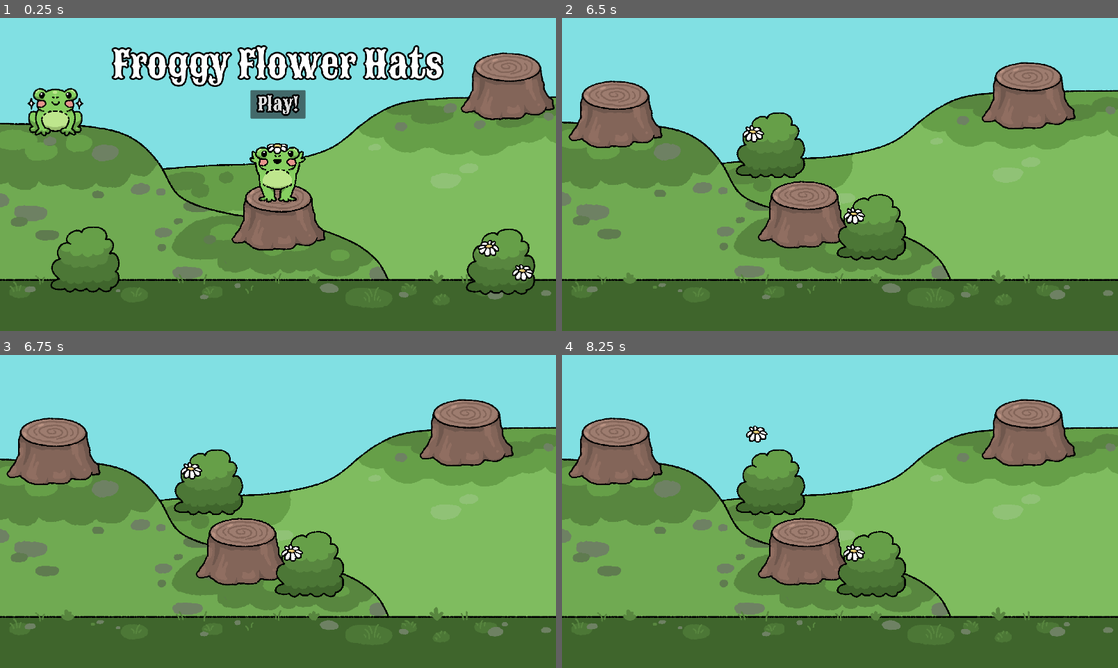
Above: before the commit, frames 1-4 (two rows, left to right).
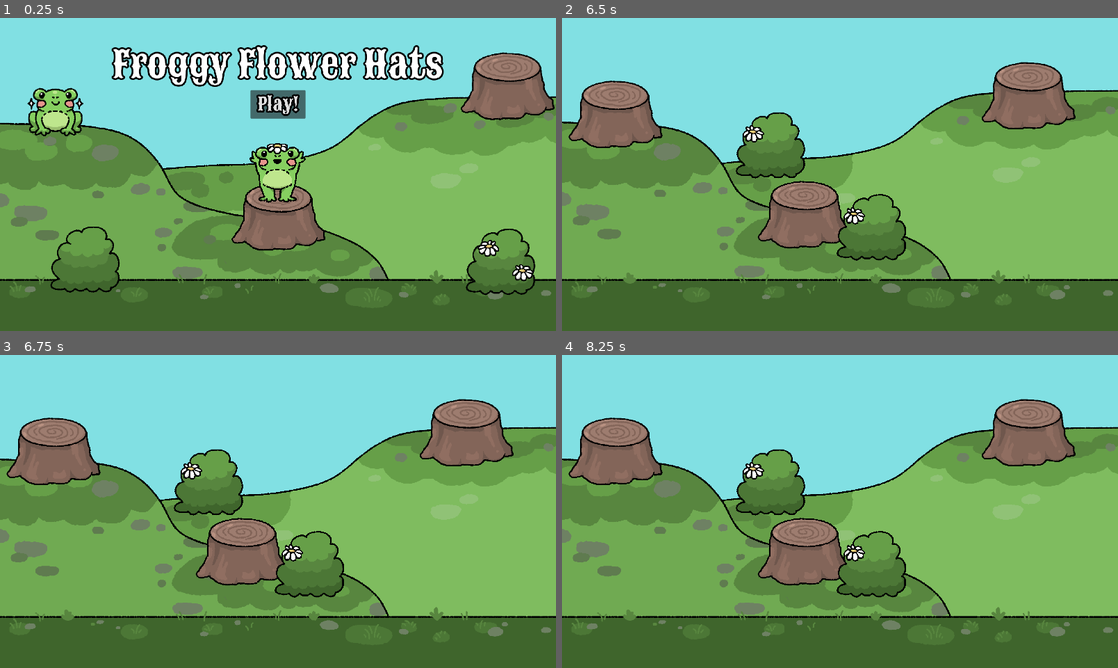
Above: after the commit, the same moments.

Repository: jadicodes/froggy-flower-hats
Game: Godot game, scene res://menu/menu.tscn
Two runs of this game, one before a commit and one after it. Both use one fixed random seed, a clock stepped at 60 frames per second and the inputs below.
Inputs (mouse positions are in pixels of both pictures, inside the frame that each line leads up to):
- Up to frame 1 (0.25 s): no input
- Up to frame 2 (6.5 s): click "Play!" at 0.5 s; click "Play!" at 1.25 s; click "OK" at 2 s; tap Enter at 2.75, 4.25, 5.75 s; move the mouse to (962, 158) at 2.77 s; press the mouse at (962, 158) at 2.78 s; tap Space at 3.5, 5 s; move the mouse to (728, 190) at 3.52 s; release the mouse at (728, 190) at 3.53 s; click (728, 190) at 3.6 s; move the mouse to (895, 105) at 4.27 s; press the mouse at (895, 105) at 4.28 s; move the mouse to (812, 237) at 5.02 s; release the mouse at (812, 237) at 5.03 s; click (812, 237) at 5.1 s; move the mouse to (1006, 221) at 5.77 s; press the mouse at (1006, 221) at 5.78 s
- Up to frame 3 (6.75 s): move the mouse to (294, 552) at 6.52 s; release the mouse at (294, 552) at 6.53 s; click (294, 552) at 6.6 s
- Up to frame 4 (8.25 s): tap Space at 7.25 s; move the mouse to (751, 470) at 7.27 s; press the mouse at (751, 470) at 7.28 s; move the mouse to (756, 433) at 8.02 s; release the mouse at (756, 433) at 8.03 s; click (756, 433) at 8.1 s

Frames 1-2 are identical in both runs. In frame 3, less than 0.1% of the frame differs, in the area x 50-55%, y 60-66%; in frame 4, 0.3%, in the area x 32-55%, y 22-66%.

Commit message:
Return flowers to original position if not put on frog's head

Diff:
--- a/flower/bush.gd
+++ b/flower/bush.gd
@@ -20,6 +20,7 @@
 	_flower_bud = preload("res://flower/flower_bud/flower_bud.tscn").instantiate()
 	call_deferred("add_child", _flower_bud)
 	_flower_bud.global_position = _find_position()
+	_flower_bud._set_original_position(_flower_bud.global_position)
 	_current_flowers += 1
 	_set_timer()
 
--- a/flower/flower_bud/flower_bud.gd
+++ b/flower/flower_bud/flower_bud.gd
@@ -6,11 +6,13 @@
 	GRABBED,
 }
 
+var _original_position
 
 var _flower_state:
 	set(state):
 		if state == _growth_stages.GROWN:
 			set_collision_layer_value(5, false)
+			position = _original_position
 		if state == _growth_stages.GRABBED:
 			set_collision_layer_value(5, true)
 		_flower_state = state
@@ -32,3 +34,7 @@
 	if _flower_state == _growth_stages.GRABBED and event.is_action_released("grab"):
 		_flower_state = _growth_stages.GROWN
 		z_index = 2
+
+
+func _set_original_position(pos):
+	_original_position = pos
